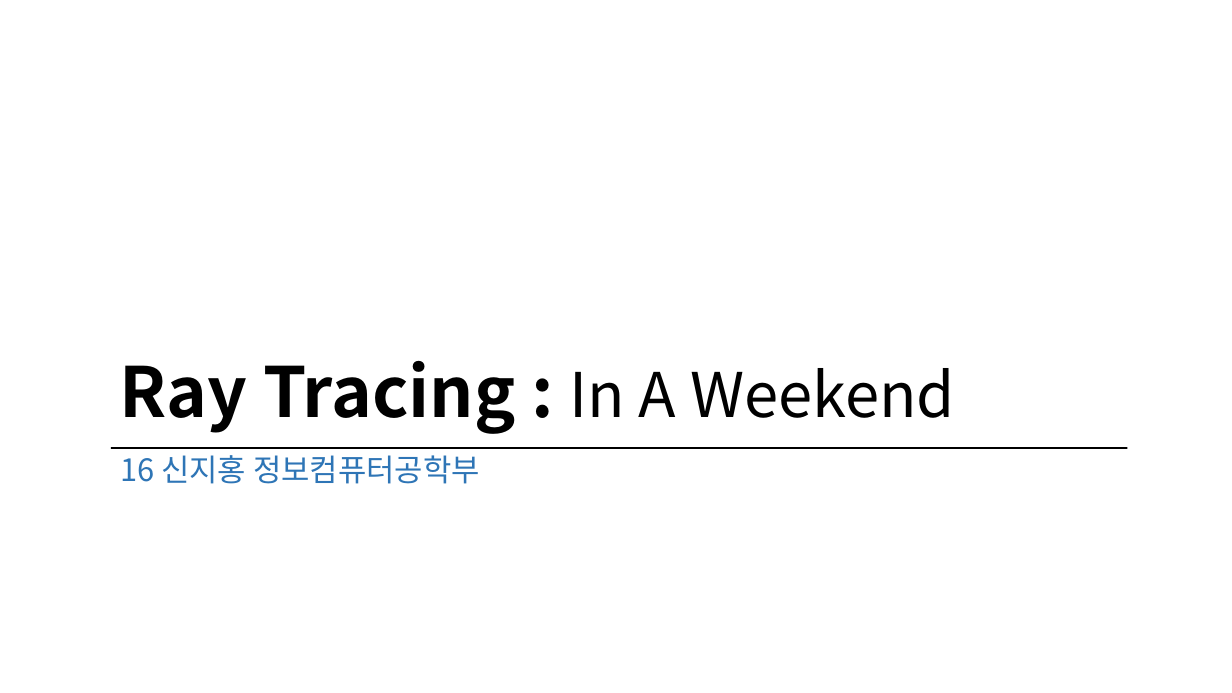
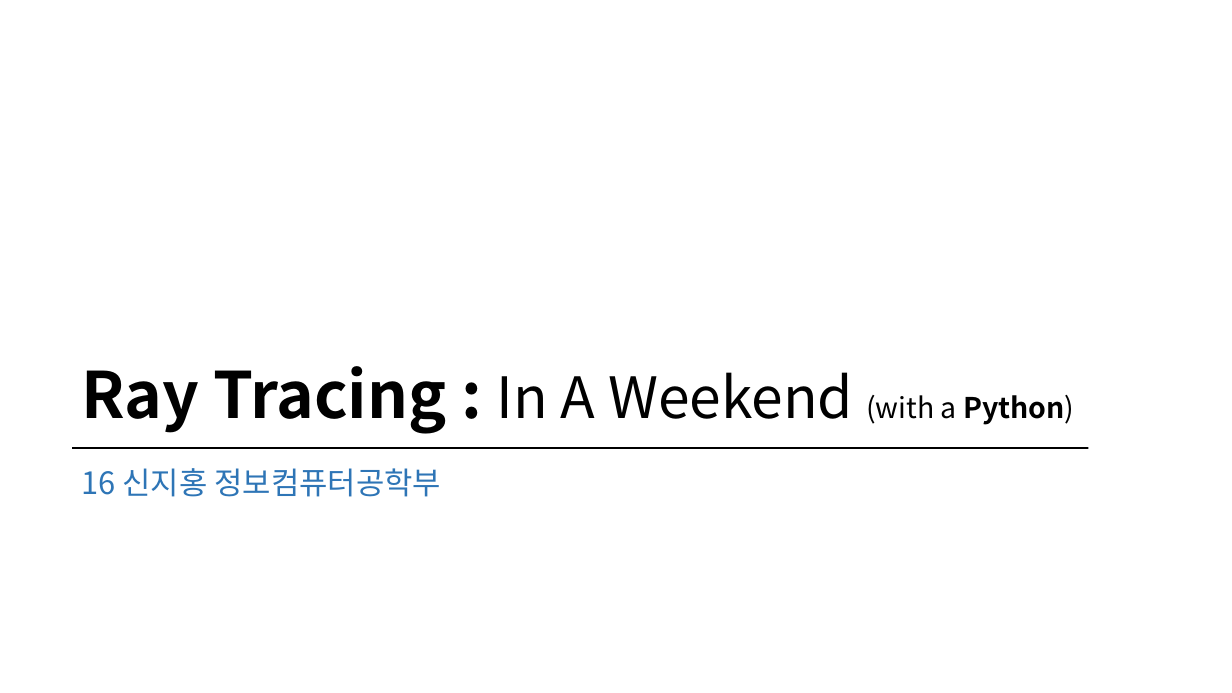
Before and after one commit to Snowapril/Raytracing-In-A-Weekend-Python, a slide deck: slide 1 of Presentation/RayTracing.pptx. Drawn at 1232x693 pixels with LibreOffice and Linux fonts; fonts in the diff are those of the drawing; background and template pictures are left out. Boxes give left, top, right and bottom in pixels: in the first picture for what was removed or moved away, otherwise in the second. Text is boxed around its words. In the diff, an @@ line names an element or a change of style, - is before the commit and + after.

```diff
--- a/Presentation/RayTracing.pptx
+++ b/Presentation/RayTracing.pptx
@@ text at box(81, 366, 1074, 434): text changed; size 54 to 22.2 pt @@
-Ray Tracing : In A Weekend
+Ray Tracing : In A Weekend (with a Python)
@@ line moved from (111, 448) - (1128, 448) to (72, 448) - (1089, 448) @@
@@ text "16 신지홍 정보컴퓨터공학부": place and size @@
-text "16 신지홍 정보컴퓨터공학부" at box(120, 455, 480, 484)
+text "16 신지홍 정보컴퓨터공학부" at box(81, 468, 441, 497)
```
Also in this commit, not shown: 1 other slide changed, 1 slide added, 1 slide removed, 1 other file.
